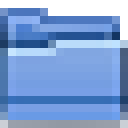
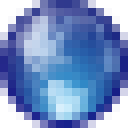
Layer changes from the first w=128, h=128 image to the second:
added layer "locationAll" above "locationGroup" over bbox(0, 0, 128, 128)
hid group "locationGroup" (1 layers) over bbox(0, 8, 128, 128)
hid "location" over bbox(0, 8, 128, 128)
